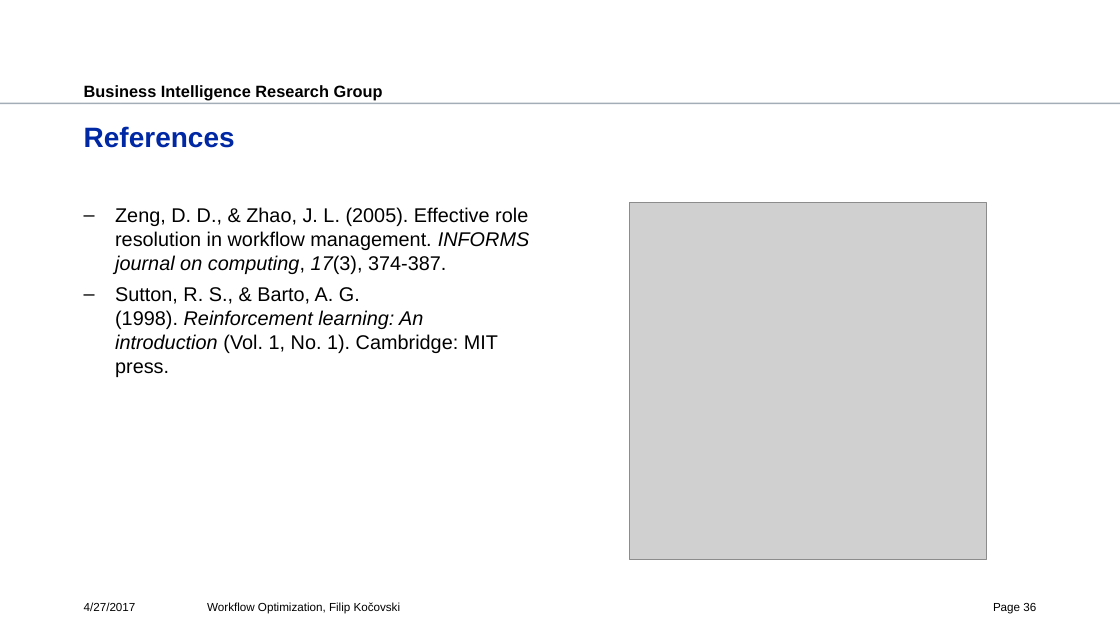
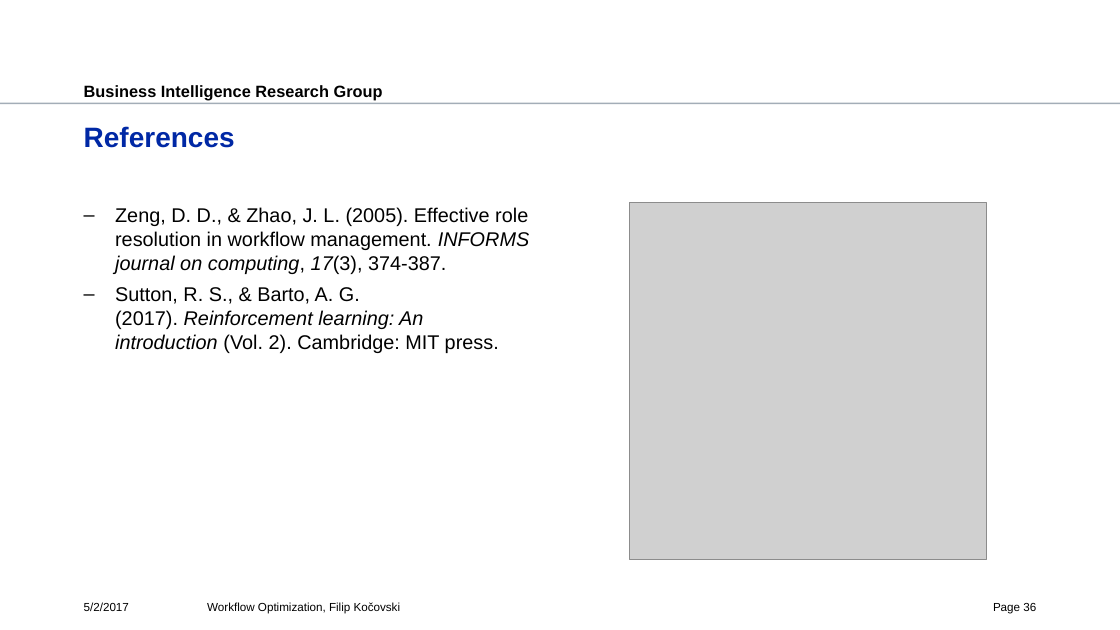
Before and after one commit to fkocovski/mt_presentation, a slide deck: slide 36 of Workflow Optimization.pptx. Drawn at 1120x630 pixels with LibreOffice and Linux fonts; fonts in the diff are those of the drawing; grey boxes stand for pictures; background and template pictures are left out. Boxes give left, top, right and bottom in pixels: in the first picture for what was removed or moved away, otherwise in the second. Text is boxed around its words. In the diff, an @@ line names an element or a change of style, - is before the commit and + after.

```diff
--- a/Workflow Optimization.pptx
+++ b/Workflow Optimization.pptx
@@ text at [115,287,499,353]: text changed @@
-– Sutton, R. S., & Barto, A. G. (1998). Reinforcement learning: An introduction (Vol. 1, No. 1). Cambridge: MIT press.
+– Sutton, R. S., & Barto, A. G. (2017). Reinforcement learning: An introduction (Vol. 2). Cambridge: MIT press.
@@ text at [84,602,129,611]: text changed @@
-4/27/2017
+5/2/2017
```
Also in this commit, not shown: 34 other slides changed.
